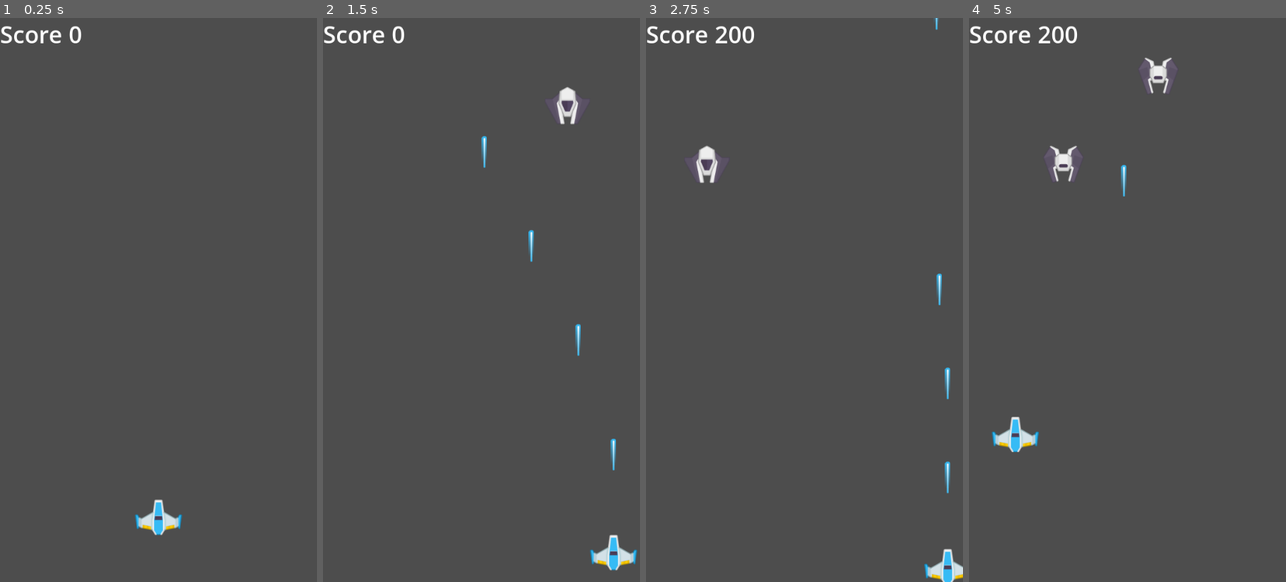
Above: before the commit, frames 1-4 (left to right).
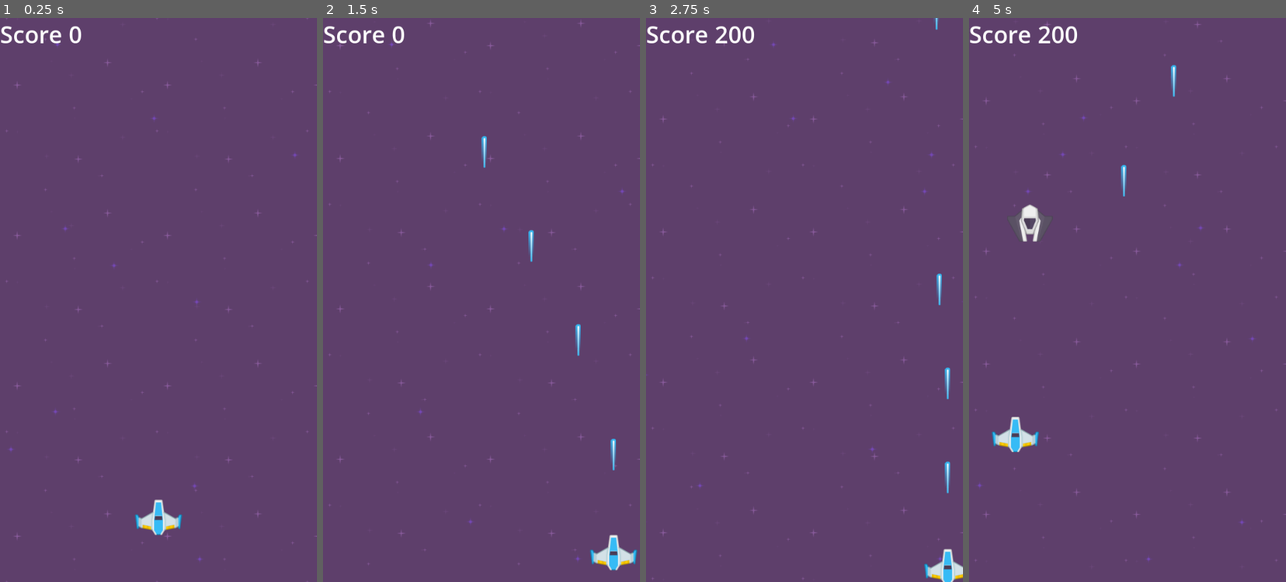
Above: after the commit, the same moments.

Repository: anabelacejas/2025-TP-INTEGRADOR-Q1-M3
Game: Godot game, scene res://Scenes/game.tscn
Same seed, same stepped clock (60 frames per second), same inputs: the game is played once before the commit and once after it.
Inputs:
- Up to frame 1 (0.25 s): no input
- Up to frame 2 (1.5 s): hold D (move_right) 0.53-1.28 s; hold Space (shoot) 0.53-1.28 s; hold S (move_down) from 1.28 s (still down); tap Space (shoot) at 1.35 s
- Up to frame 3 (2.75 s): release S (move_down) at 2.03 s; hold D (move_right) from 2.03 s (still down); hold Space (shoot) from 2.03 s (still down)
- Up to frame 4 (5 s): release D (move_right) at 2.78 s; release Space (shoot) at 2.78 s; hold W (move_up) 2.78-3.53 s; tap Space (shoot) at 2.85, 4.35 s; hold Space (shoot) 3.53-4.28 s; hold A (move_left) from 3.53 s (still down)

The runs differ from the first frame. In frame 1, 99% of the frame differs, in the area x 0-100%, y 0-100%; in frame 2, 99%; in frame 3, 99%; in frame 4, 98%.
Error before the commit: Attempt to call function 'store_32' in base 'null instance' on a null instance. (res://Scripts/game.gd:34)
Error after the commit: Attempt to call function 'store_32' in base 'null instance' on a null instance. (res://Scripts/game.gd:42)

Commit message:
Add Dinamic Background - Add Sounds

Diff:
--- a/Scenes/game.tscn
+++ b/Scenes/game.tscn
@@ -1,15 +1,45 @@
-[gd_scene load_steps=7 format=3 uid="uid://dvssb1a3xo8wa"]
+[gd_scene load_steps=14 format=3 uid="uid://dvssb1a3xo8wa"]
 
 [ext_resource type="PackedScene" uid="uid://cp8l4kfwgubhc" path="res://Scenes/player.tscn" id="1_ebmjs"]
 [ext_resource type="Script" uid="uid://cva4sin53ptj6" path="res://Scripts/game.gd" id="1_qxrlw"]
 [ext_resource type="PackedScene" uid="uid://d3d6rm2xl5dgw" path="res://Scenes/enemy.tscn" id="4_3dryh"]
+[ext_resource type="AudioStream" uid="uid://ca6mt2so40s6y" path="res://Assets/Bonus/sfx_laser1.ogg" id="4_ldgsr"]
+[ext_resource type="AudioStream" uid="uid://b5v46l7iuf3l2" path="res://Assets/Bonus/sfx_shieldDown.ogg" id="4_o5yvi"]
 [ext_resource type="PackedScene" uid="uid://b4i47m4g11fug" path="res://Scenes/hud.tscn" id="4_wowpa"]
 [ext_resource type="PackedScene" uid="uid://oruby4md8jvo" path="res://Scenes/game_over.tscn" id="5_i6g32"]
+[ext_resource type="AudioStream" uid="uid://cbuaiwt0plurk" path="res://Assets/Bonus/sfx_lose.ogg" id="5_o5yvi"]
 [ext_resource type="PackedScene" uid="uid://cfbekrnc7yckm" path="res://Scenes/fast_enemy.tscn" id="5_wowpa"]
+[ext_resource type="AudioStream" uid="uid://c6uhegdywvsfk" path="res://Assets/Bonus/explosion.wav" id="6_rku1e"]
+[ext_resource type="Texture2D" uid="uid://k4h4ff4wrpi3" path="res://Assets/Backgrounds/purple.png" id="7_1l0tm"]
+[ext_resource type="Texture2D" uid="uid://bhpcksbraitf8" path="res://Assets/Backgrounds/MyStar2.png" id="7_v158k"]
+
+[sub_resource type="ParticleProcessMaterial" id="ParticleProcessMaterial_1l0tm"]
+particle_flag_disable_z = true
+emission_shape = 3
+emission_box_extents = Vector3(380, 1, 1)
+direction = Vector3(0, -1, 0)
+spread = 0.0
+initial_velocity_min = -1000.0
+initial_velocity_max = -1000.0
+gravity = Vector3(0, 0, 0)
 
 [node name="Game" type="Node2D"]
 script = ExtResource("1_qxrlw")
 enemy_scenes = Array[PackedScene]([ExtResource("4_3dryh"), ExtResource("5_wowpa")])
+
+[node name="SFX" type="Node" parent="."]
+
+[node name="HitSound" type="AudioStreamPlayer" parent="SFX"]
+stream = ExtResource("4_o5yvi")
+
+[node name="LaserSound" type="AudioStreamPlayer" parent="SFX"]
+stream = ExtResource("4_ldgsr")
+
+[node name="ExplodeSound" type="AudioStreamPlayer" parent="SFX"]
+stream = ExtResource("6_rku1e")
+
+[node name="LoseSound" type="AudioStreamPlayer" parent="SFX"]
+stream = ExtResource("5_o5yvi")
 
 [node name="UILayer" type="CanvasLayer" parent="."]
 
@@ -18,8 +48,25 @@
 [node name="GameOver" parent="UILayer" instance=ExtResource("5_i6g32")]
 visible = false
 
-[node name="EnemySpawnTimer" type="Timer" parent="."]
-autostart = true
+[node name="ParallaxBackground" type="ParallaxBackground" parent="."]
+
+[node name="ParallaxLayer" type="ParallaxLayer" parent="ParallaxBackground"]
+motion_mirroring = Vector2(540, 960)
+
+[node name="PurpleStars" type="Sprite2D" parent="ParallaxBackground/ParallaxLayer"]
+texture_repeat = 2
+texture = ExtResource("7_1l0tm")
+centered = false
+region_enabled = true
+region_rect = Rect2(0, 0, 540, 960)
+
+[node name="StarParticleEffect" type="GPUParticles2D" parent="."]
+position = Vector2(270, -50)
+amount = 20
+texture = ExtResource("7_v158k")
+lifetime = 1.25
+preprocess = 5.0
+process_material = SubResource("ParticleProcessMaterial_1l0tm")
 
 [node name="Player" parent="." instance=ExtResource("1_ebmjs")]
 position = Vector2(438, 254)
@@ -31,4 +78,8 @@
 
 [node name="EnemyContainer" type="Node2D" parent="."]
 
+[node name="EnemySpawnTimer" type="Timer" parent="."]
+wait_time = 2.0
+autostart = true
+
 [connection signal="timeout" from="EnemySpawnTimer" to="." method="_on_enemy_spawn_timer_timeout"]
--- a/Scenes/hud.tscn
+++ b/Scenes/hud.tscn
@@ -20,6 +20,6 @@
 anchor_right = 1.0
 offset_bottom = 23.0
 grow_horizontal = 2
-text = "Score"
+text = "Score: 9999"
 label_settings = SubResource("LabelSettings_3gfia")
 vertical_alignment = 1
--- a/Scripts/enemy.gd
+++ b/Scripts/enemy.gd
@@ -5,6 +5,7 @@
 @export var points = 100
 
 signal killed
+signal hit
 
 func _physics_process(delta):
 	global_position.y += speed * delta
@@ -17,6 +18,8 @@
 	if(hp <= 0):
 		die()
 		killed.emit(points)
+	else:
+		hit.emit()
 
 func _on_body_entered(body: Node2D):
 	if body is Player:
--- a/Scripts/game.gd
+++ b/Scripts/game.gd
@@ -9,12 +9,20 @@
 @onready var timer: Timer = $EnemySpawnTimer
 @onready var hud: Control = $UILayer/HUD
 @onready var game_over: Control = $UILayer/GameOver
+@onready var background: ParallaxBackground = $ParallaxBackground
+
+# SOUNDS
+@onready var laser_sound = $SFX/LaserSound
+@onready var hit_sound = $SFX/HitSound
+@onready var explosion_sound = $SFX/ExplodeSound
+@onready var lose_sound = $SFX/LoseSound
 
 var high_score = 0
 var score := 0:
 	set(value):
 		score = value
 		hud.score = value
+var scroll_speed = 100
 
 func _ready():
 	var save_file = FileAccess.open("res://Saves/save.data",FileAccess.READ)
@@ -33,34 +41,50 @@
 	var save_file = FileAccess.open("res://Saves/save.data",FileAccess.WRITE)
 	save_file.store_32(high_score)
 
-func _process(_delta):
+func _process(delta):
 	if Input.is_action_just_pressed("Quit"):
 		get_tree().quit()
 	elif Input.is_action_just_pressed("Reset"):
 		get_tree().reload_current_scene()
+	# Timer for Spawn Rate
+	if(timer.wait_time>0.5):
+		timer.wait_time -= delta*0.005
+	elif timer.wait_time < 0.5:
+		timer.wait_time = 0.5
+	# Background Movement
+	background.scroll_offset.y += delta*scroll_speed
+	if background.scroll_offset.y >= 960:
+		background.scroll_offset.y = 0
 
 func _on_player_laser_shot(lascer_scene, location):
 	var laser = lascer_scene.instantiate()
 	laser.global_position = location
 	laser_container.add_child(laser)
-
+	laser_sound.play()
 
 func _on_enemy_spawn_timer_timeout():
 	var enemy = enemy_scenes.pick_random().instantiate()
 	enemy.global_position = Vector2(randf_range(50,500),-50)
 	enemy.killed.connect(_on_enemy_killed)
+	enemy.hit.connect(_on_enemy_hit)
 	enemy_container.add_child(enemy)
 
 func _on_enemy_killed(points):
+	explosion_sound.play()
 	score += points
-	print(score)
+
+func _on_enemy_hit():
+	hit_sound.play()
 
 func _on_player_killed():
+	explosion_sound.play()
 	game_over.set_score(score)
 	game_over.set_high_score(high_score)
 	if(score > high_score):
 		high_score = score
 		game_over.set_high_score(score)
 	save_game()
-	await get_tree().create_timer(1.5).timeout
+	await get_tree().create_timer(0.5).timeout
+	lose_sound.play()
+	await get_tree().create_timer(1).timeout
 	game_over.visible = true
Binary file added: Assets/Backgrounds/MyStar.png
Not shown, added: Assets/Backgrounds/MyStar.png.import
Binary file added: Assets/Backgrounds/MyStar2.png
Not shown, added: Assets/Backgrounds/MyStar2.png.import
Not shown, added: Assets/Bonus/explosion.wav.import
Not shown, added: Assets/Bonus/explosion.wav
